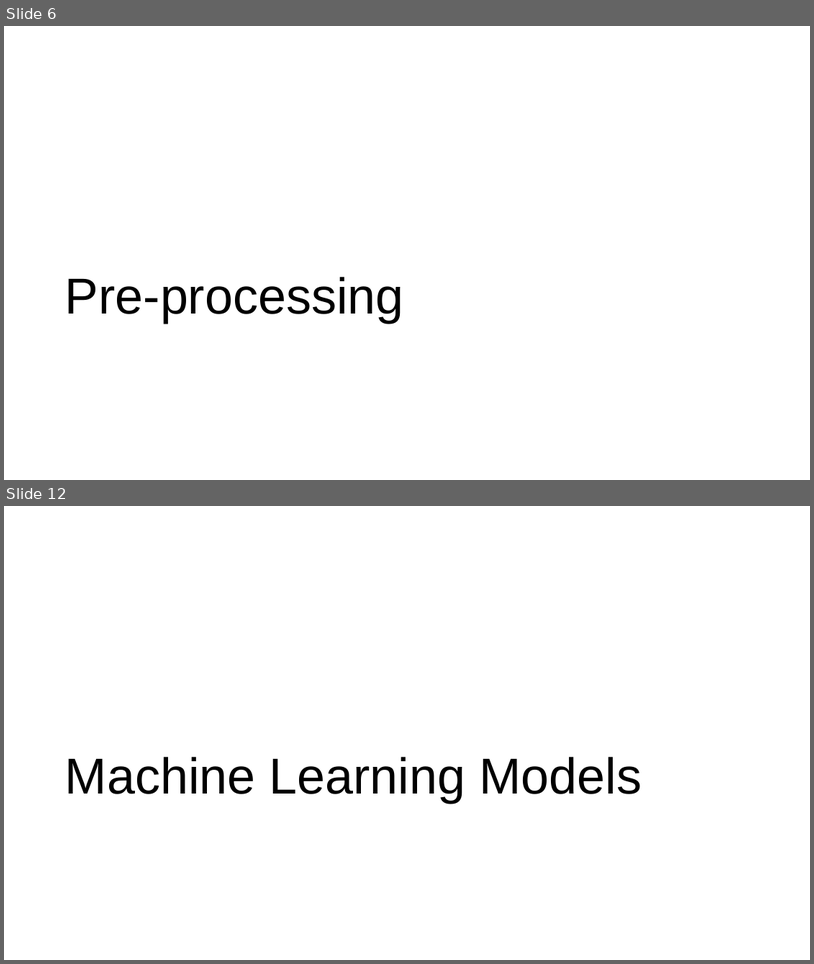
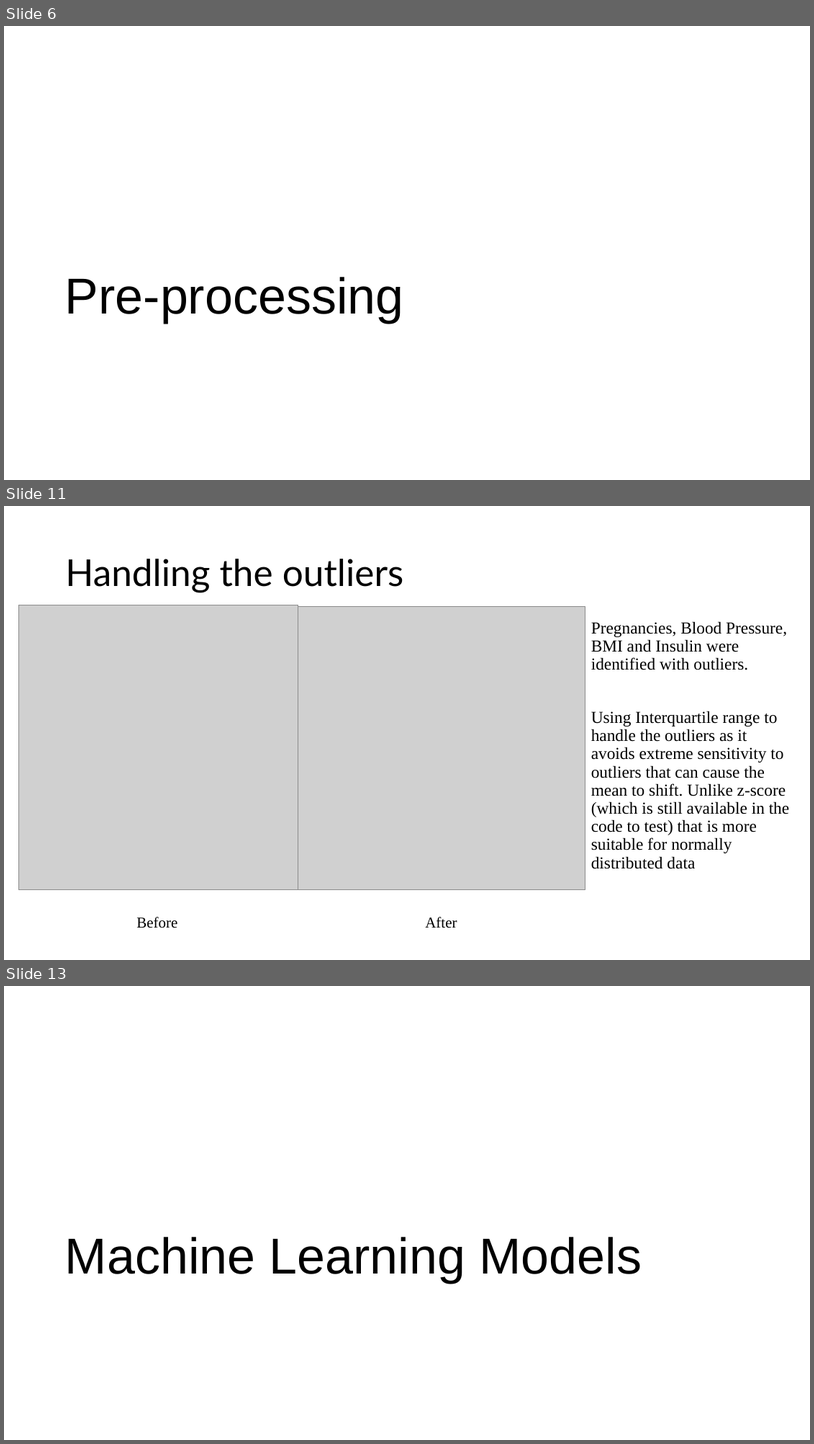
Before and after one commit to TayyebaSadaq/Diabetes-Prediction-using-Machine-Learning-and-Explainable-AI-Techniques, a slide deck: Diabetes Prediction with Machine Learning (ML).pptx. Shown one above the other, each under a label of ours: slides 6 and 12 before the commit, slides 6, 11 and 13 after it; the slides between them are not shown. The pictures are 814x964 and 814x1444 pixels, drawn with LibreOffice and Linux fonts; fonts in the diff are those of the drawing; grey boxes stand for pictures. Boxes give left, top, right and bottom in pixels: in the first picture for what was removed or moved away, otherwise in the second. Text is boxed around its words. In the diff, an @@ line names an element or a change of style, - is before the commit and + after.

Commit message:
working on backend
updated preprocessing to clean data, handle outliers etc. edited model making  after standardising the data (removed for loop and individually coded models

```diff
--- a/Diabetes Prediction with Machine Learning (ML).pptx
+++ b/Diabetes Prediction with Machine Learning (ML).pptx
@@ slide 11 added at (x1=4, y1=506, x2=810, y2=960), background #FFFFFF @@
@@ title added at (x1=65, y1=559, x2=404, y2=592), 44 pt, text #000000 @@
+Handling the outliers
@@ picture added at (x1=18, y1=605, x2=298, y2=890) @@
@@ picture added at (x1=298, y1=606, x2=585, y2=890) @@
@@ text added at (x1=592, y1=621, x2=790, y2=869), 20 pt, text #000000 @@
+Pregnancies, Blood Pressure, BMI and Insulin were identified with outliers.
+Using Interquartile range to handle the outliers as it avoids extreme sensitivity to outliers that can cause the mean to shift. Unlike z-score (which is still available in the code to test) that is more suitable for normally distributed data
@@ text added at (x1=136, y1=916, x2=178, y2=928), 18 pt, text #000000 @@
+Before
@@ text added at (x1=425, y1=916, x2=457, y2=928), 18 pt, text #000000 @@
+After
@@ what was slide 12 is now slide 13 @@
```
Also in this commit, not shown: 8 slides changed, 6 other slides added, 6 slides removed, 14 other files.
